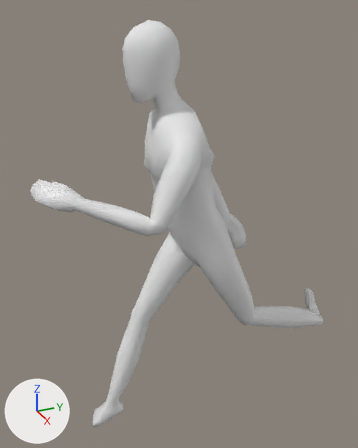
An edit to the FBX model HeroIsland/Assets/Characters/Player.fbx, drawn before and after from the same camera.
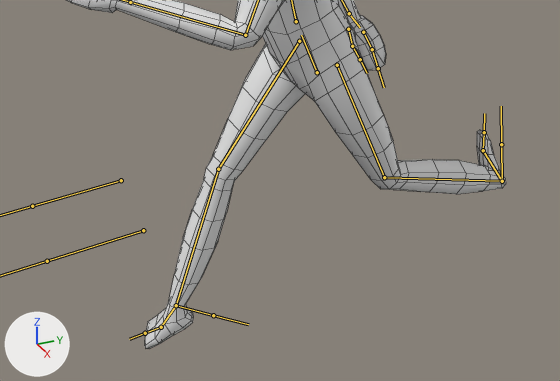
Each version appears first whole from a 50 mm camera at (1.601, -0.827, 1.722) aimed at (-0.071, -0.074, 0.885), and next in a close-up on the part from 0% to 100% of the width and 46% to 100% of the height. Every picture has the same lights, and +X, +Y and +Z are marked at lower left. Both versions are drawn at frame 9 of the action 'Armature|Run'; the numbers are the values there. The bones that bend it are drawn over the model as lines in the close-ups. The close-ups show mesh edges as thin lines.
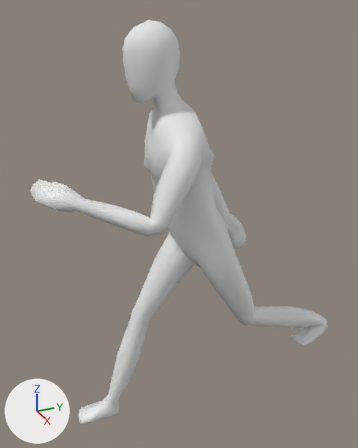
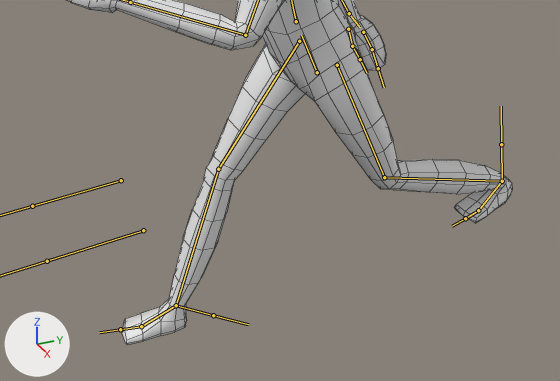
What differs and where, as boxes (x1, y1, x2, y2) in the close-ups (560 x 381 px):
'Cube', posed: before (66, 0, 506, 349); after (66, 0, 512, 345)
bone 'Foot.L', root to tip: before (502, 181) to (483, 150); after (502, 181) to (478, 210)
bone 'Foot.R', root to tip: before (176, 305) to (161, 327); after (176, 305) to (141, 326)

Patch to the scene script:
```diff
--- a/HeroIsland/Assets/Characters/Player.fbx.py
+++ b/HeroIsland/Assets/Characters/Player.fbx.py
@@ bone_foot_l @@
 bone_foot_l = bpy.data.objects['Armature'].pose.bones['Foot.L']  # child of 'Lower Leg.L'
-bone_foot_l.rotation_quaternion = (0.151, 0.973, 0.061, 0.166)  # degrees (161, -18, 10)
+bone_foot_l.rotation_quaternion = (0.834, 0.523, -0.086, 0.155)  # degrees (63, -18, 10)
@@ bone_foot_r @@
 bone_foot_r = bpy.data.objects['Armature'].pose.bones['Foot.R']  # child of 'Lower Leg.R'
-bone_foot_r.rotation_quaternion = (0.868, -0.483, -0.114, 0.034)  # degrees (-59, -9, 10)
+bone_foot_r.rotation_quaternion = (0.976, -0.181, -0.097, 0.069)  # degrees (-22, -9, 10)
```
